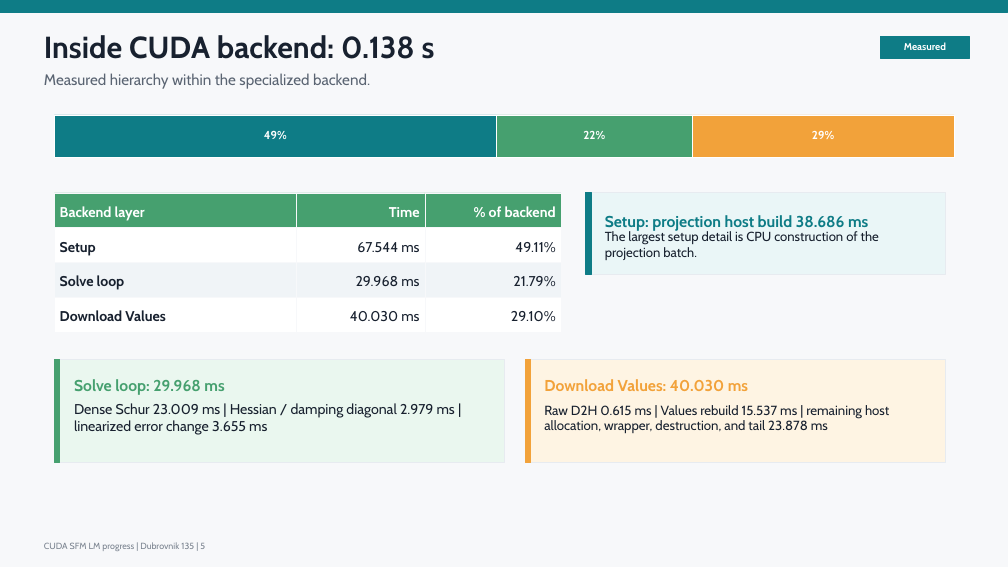
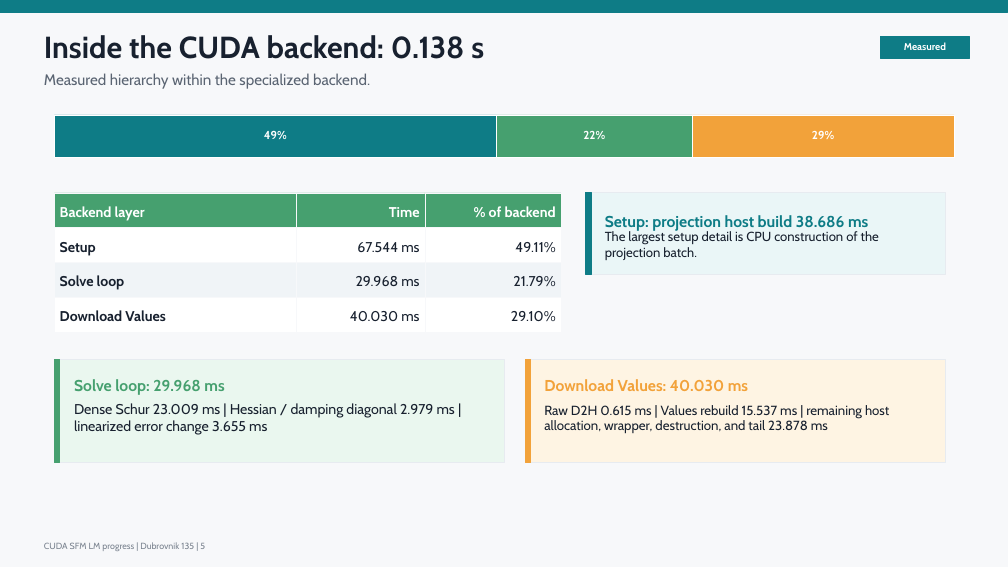
Before and after one commit to borglab/gtsam, a slide deck: slide 5 of timing/sfm_ba/benchmark_logs/20260710T_cuda_sfm_progress/cuda_sfm_progress_update.pptx. Drawn at 1008x567 pixels with LibreOffice and Linux fonts; fonts in the diff are those of the drawing. Boxes give left, top, right and bottom in pixels: in the first picture for what was removed or moved away, otherwise in the second. Text is boxed around its words. In the diff, an @@ line names an element or a change of style, - is before the commit and + after.

Commit message:
docs: correct CUDA backend slide title

```diff
--- a/timing/sfm_ba/benchmark_logs/20260710T_cuda_sfm_progress/cuda_sfm_progress_update.pptx
+++ b/timing/sfm_ba/benchmark_logs/20260710T_cuda_sfm_progress/cuda_sfm_progress_update.pptx
@@ text at [44, 35, 484, 59]: text changed @@
-Inside CUDA backend: 0.138 s
+Inside the CUDA backend: 0.138 s
```
Also in this commit, not shown: 1 other file.
